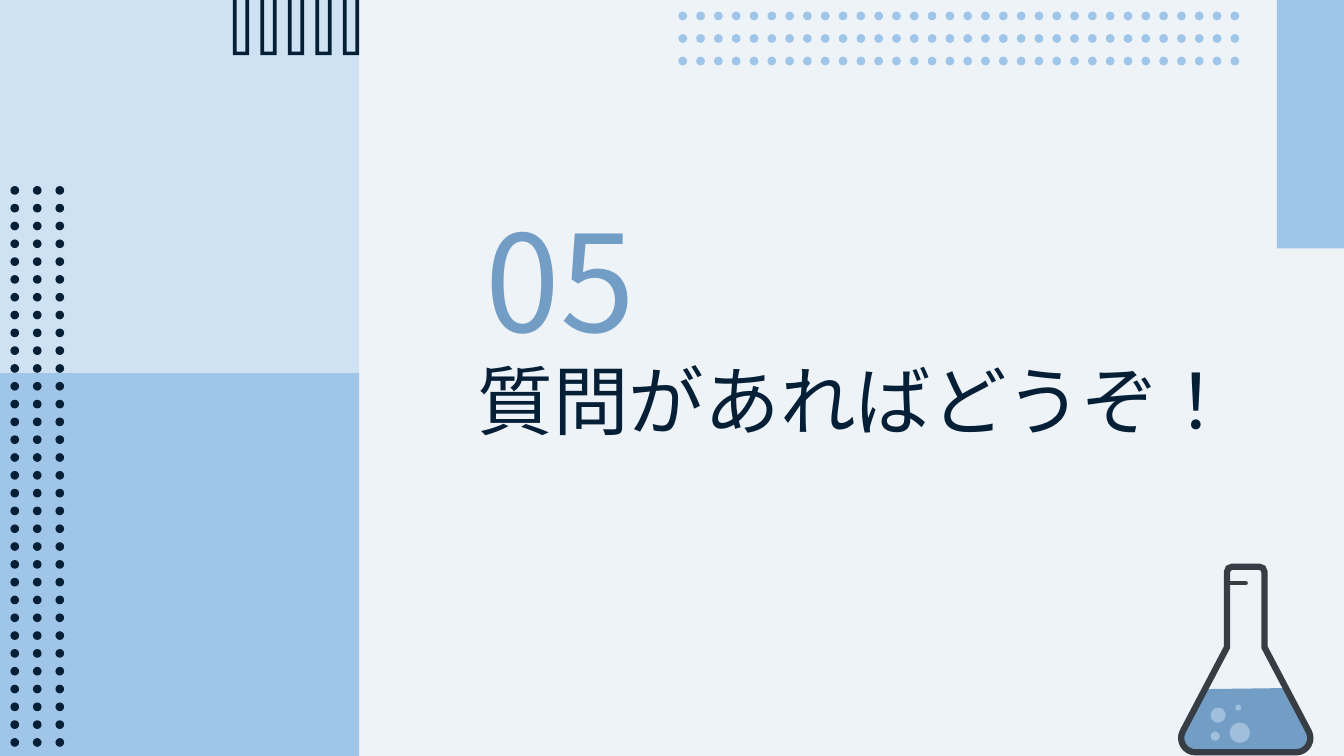
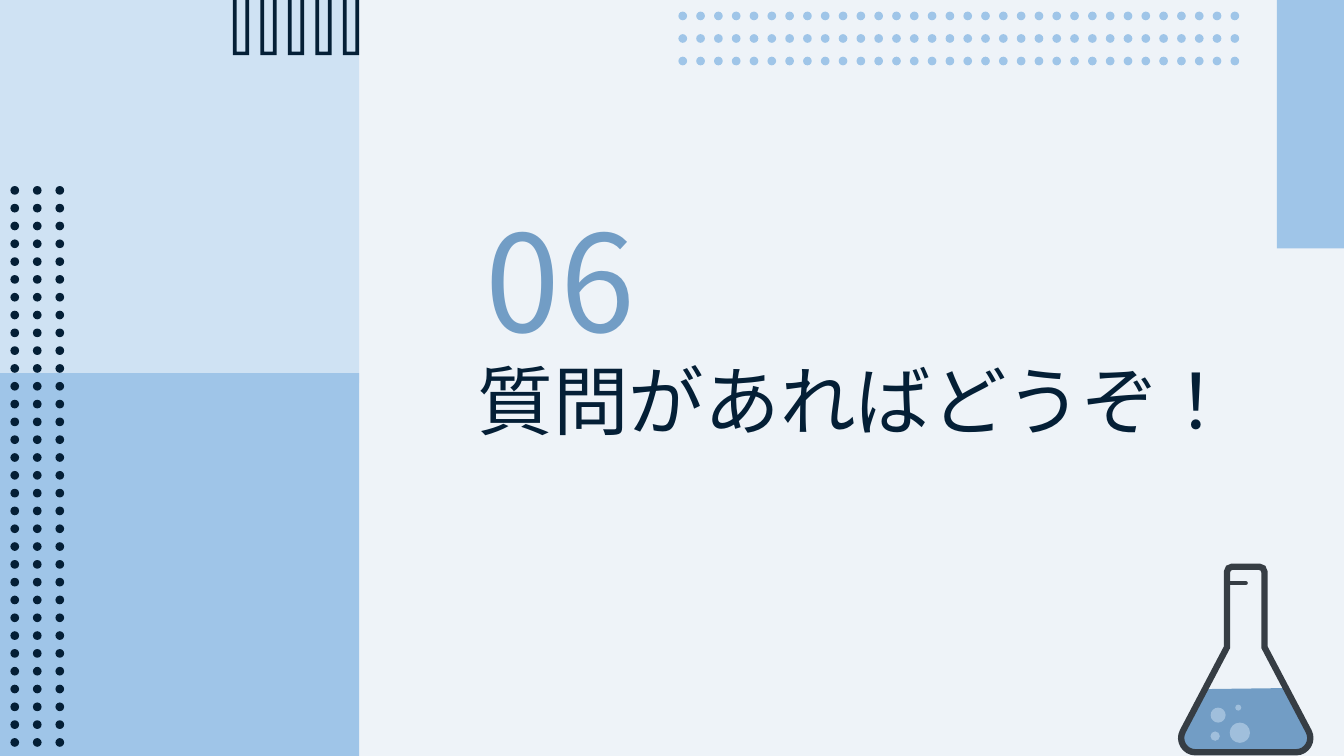
Before and after one commit to CL-ken/CL-ken.github.io, a slide deck: slide 18 of 2025/25_Welcome.pptx (slide 15 before the commit). Drawn at 1344x756 pixels with LibreOffice and Linux fonts; fonts in the diff are those of the drawing. Boxes give left, top, right and bottom in pixels: in the first picture for what was removed or moved away, otherwise in the second. Text is boxed around its words. In the diff, an @@ line names an element or a change of style, - is before the commit and + after.

```diff
--- a/2025/25_Welcome.pptx
+++ b/2025/25_Welcome.pptx
@@ text at [485, 232, 634, 334]: text changed @@
-05
+06
```
Also in this commit, not shown: 4 other slides changed, 4 slides added, 2 other files.
